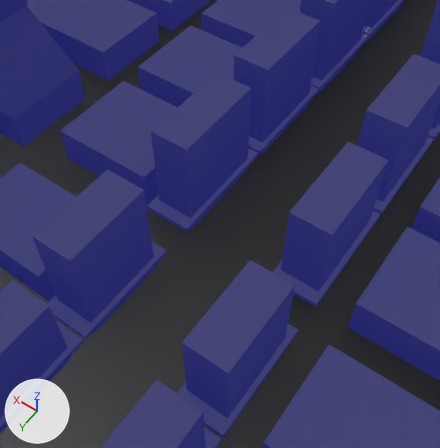
Before and after pictures for a commit that changed the Blender file models/scene.blend.
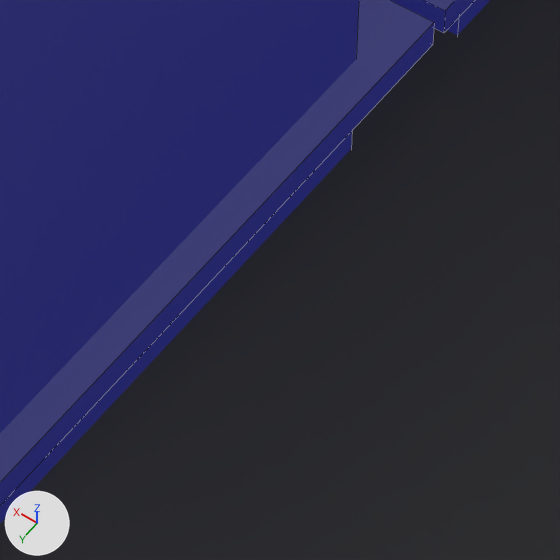
Old and new are each drawn from a 50 mm camera at (-400.0, 1091.0, 777.0) aimed at (-9.0, 543.0, -83.0) and again close up on the part from 45% to 63% of the width and 33% to 50% of the height. The axes (+X, +Y, +Z) are drawn at lower left. The lights are the same throughout. The close-ups show mesh edges as thin lines.

In view in the first close-up: 'Buildings', 'Platform01'.
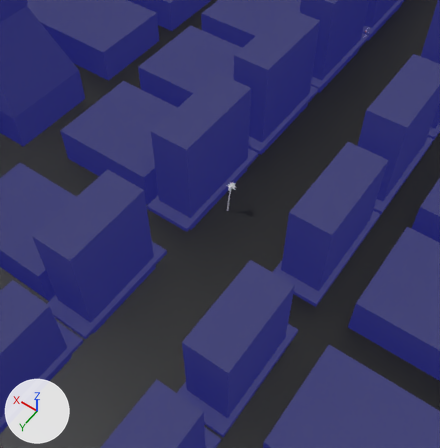
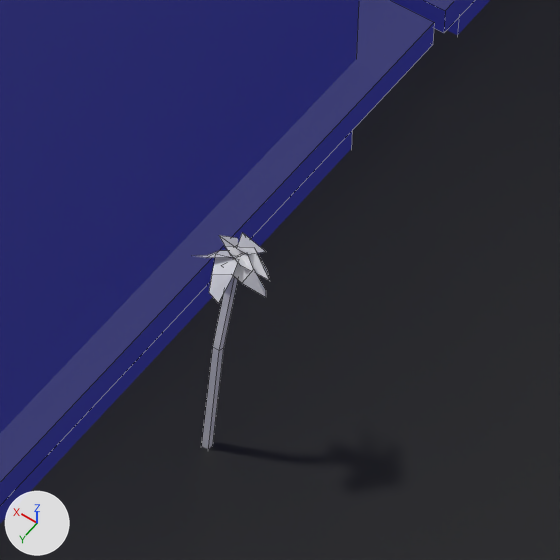
Commit message: Begin the asset manager to add multiple palm trees easily

Pixel boxes (x1, y1, x2, y2) of what changed, in the close-ups (560 x 560 px):
'palm_tree', added: after (196, 233, 269, 449)

What the commit changed:
Material 'palm_tree' (mat_palm_tree) is new.
Its base color is (0.8, 0.8, 0.8) (white #e7e7e7).
Mesh me_cube is new.
It has 52 vertices, 26 faces and spans x -11.2..10.5, y -20.2..1.0, z -1.0..63.7.
It uses material mat_palm_tree (white #e7e7e7).
Object 'palm_tree' (ob_palm_tree) is new; it shows me_cube.
Its location is (-2.3, 509.5, -83.5).
